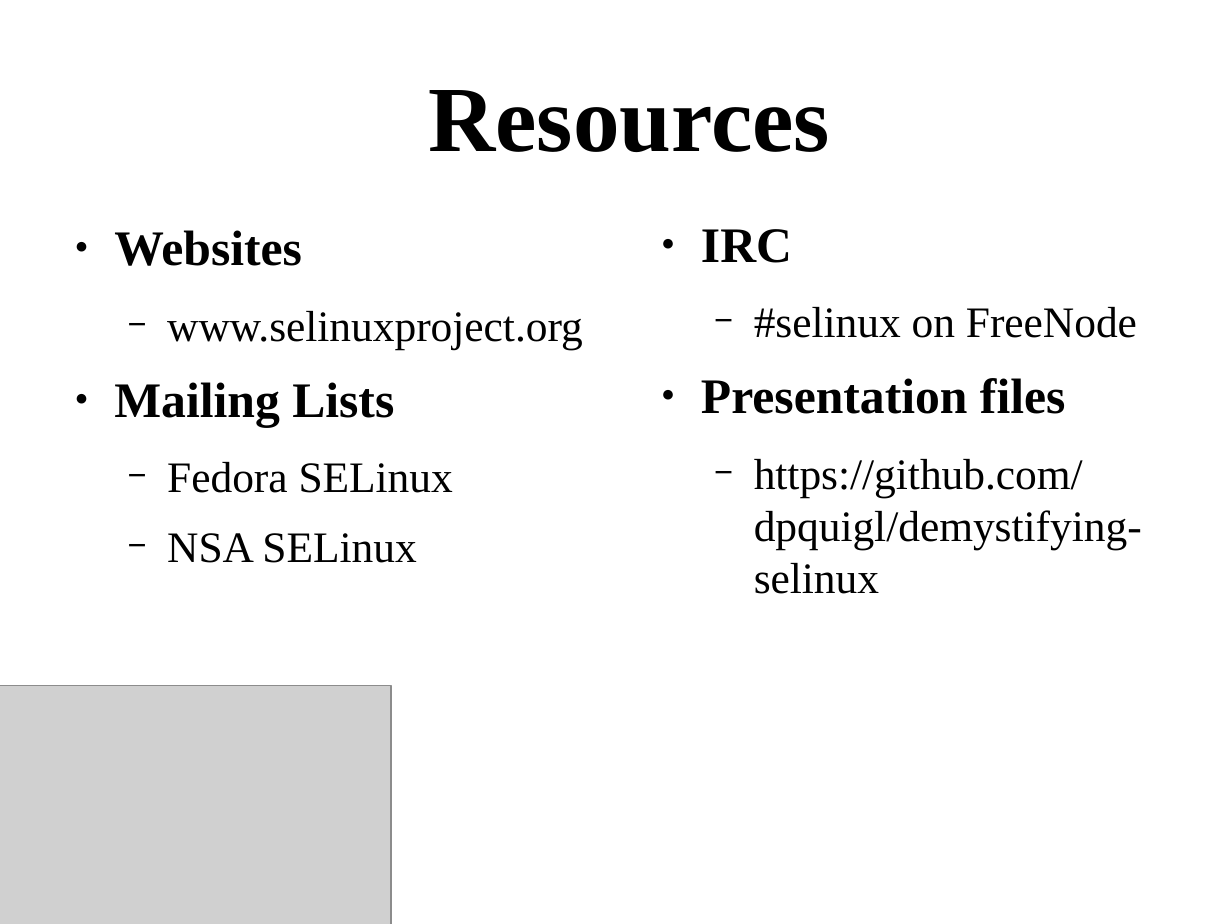
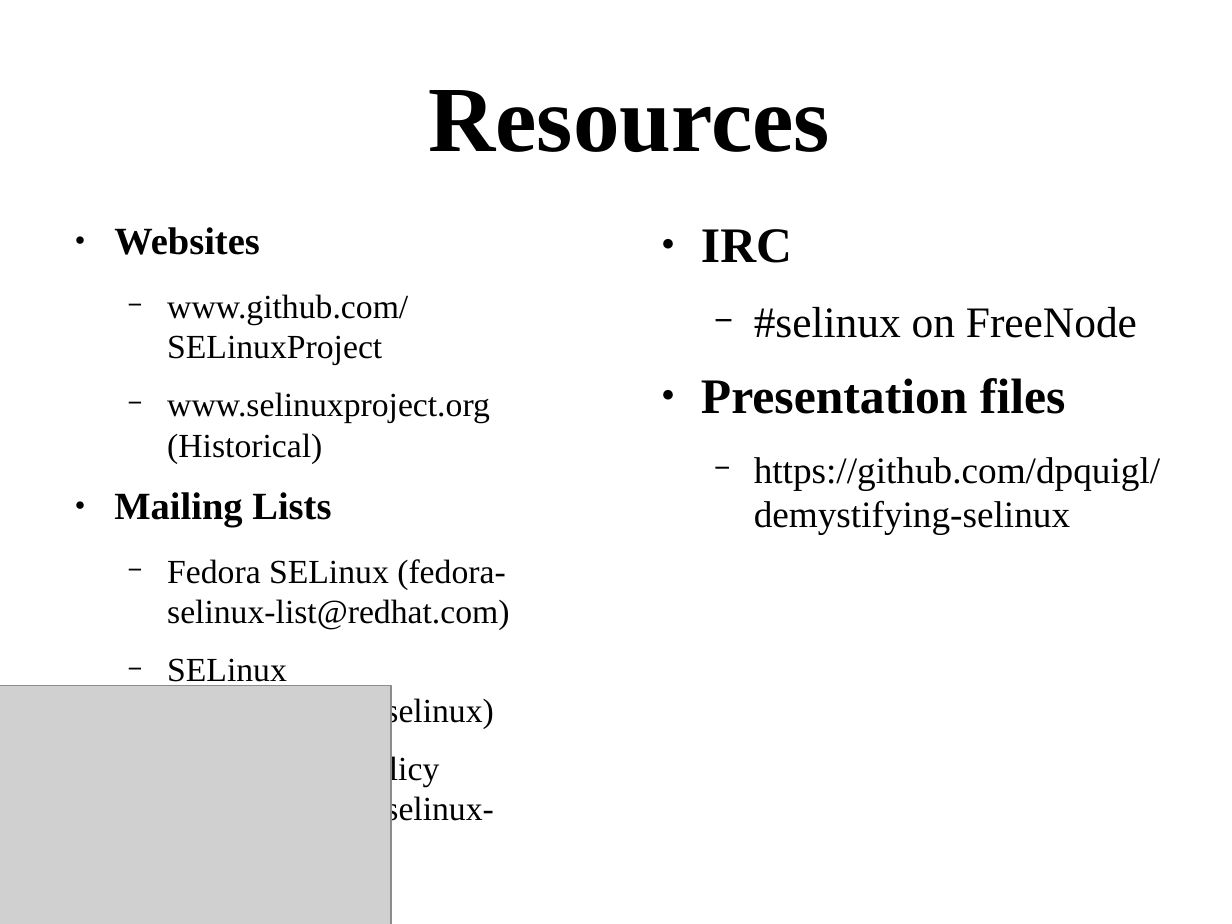
Before and after one commit to dpquigl/demystifying-selinux, a slide deck: slide 18 of demystifying-selinux-part1/demystifying_selinux.odp (slide 19 before the commit). Drawn at 1232x924 pixels with LibreOffice and Linux fonts; fonts in the diff are those of the drawing; grey boxes stand for pictures. Boxes give left, top, right and bottom in pixels: in the first picture for what was removed or moved away, otherwise in the second. Text is boxed around its words. In the diff, an @@ line names an element or a change of style, - is before the commit and + after.

Commit message:
Update Links in Slides
Update the various mailing list addresses and other links which are
either no longer valid or have moved. Resolves issue #1.

```diff
--- a/demystifying-selinux-part1/demystifying_selinux.odp
+++ b/demystifying-selinux-part1/demystifying_selinux.odp
@@ text at <box>114,227,331,528</box>: size 32 to 24.8 pt in "Websites", "Mailing Lists" @@
@@ text at <box>167,294,490,463</box>: text changed; size 28 to 21.7 pt @@
-  − www.selinuxproject.org
+  − www.github.com/SELinuxProject
+  − www.selinuxproject.org (Historical)
@@ text at <box>754,457,1160,535</box>: size 28 to 24 pt in "https://github.com/dpquigl/demystifying-selinux" @@
@@ text at <box>167,559,509,827</box>: text changed; size 28 to 21.7 pt @@
-  − Fedora SELinux
-  − NSA SELinux
+  − Fedora SELinux (fedora-selinux-list@redhat.com)
+  − SELinux (lore.kernel.org/selinux)
+  − SELinux Ref-policy (lore.kernel.org/selinux-refpolicy)
```
Also in this commit, not shown: 1 other slide changed, 2 other files.
